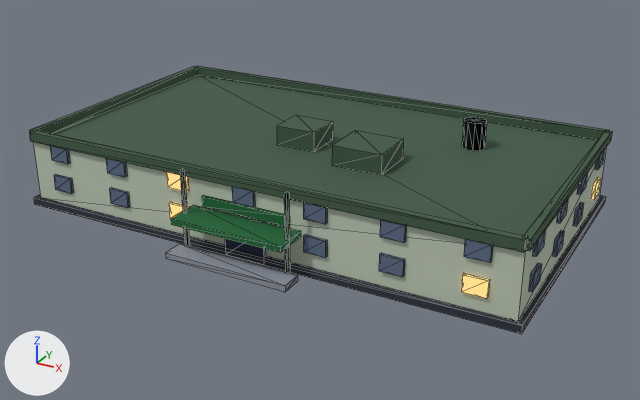
Before and after pictures for a commit that changed the glTF model models/gym-high.glb.
Before and after are seen from a camera (50 mm lens) standing at (64.2, -116.7, 59.0) and looking at (2.1, -3.9, 2.6). Arrows for +X, +Y and +Z are at lower left; the lights stay in place. The older version comes first. Mesh edges are drawn as thin lines. Vertices at exactly the same position are counted once.
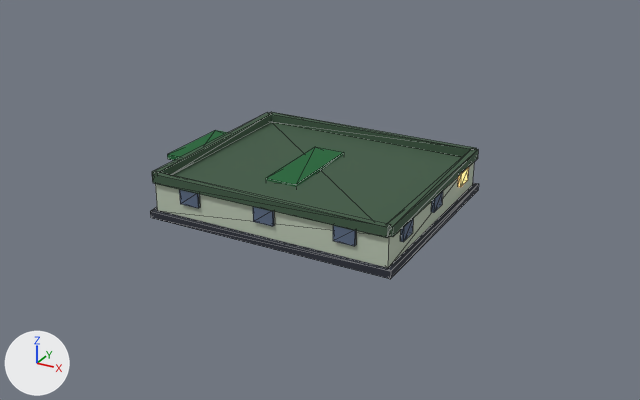
Changed parts and their boxes (x1, y1, x2, y2) in the pictures (640 x 400 px; the box of a moved part takes in the faces that stretch with it):
'Mesh_0', reshaped (43% narrower, 38% shorter)
    before: (29, 66, 612, 334)
    after: (150, 112, 479, 279)
part 1 of me_mesh_0, added
    after: (150, 183, 479, 279)
part 2 of me_mesh_0, added
    after: (155, 122, 474, 268)
part 3 of me_mesh_0, added (green)
    after: (270, 112, 476, 157)
part 4 of me_mesh_0, added (green)
    after: (152, 171, 389, 238)
part 5 of me_mesh_0, added (green)
    after: (152, 112, 271, 182)
part 6 of me_mesh_0, added
    after: (387, 148, 478, 237)
part 7 of me_mesh_0, moved or reshaped
    before: (169, 202, 189, 219)
    after: (179, 190, 200, 208)
part 8 of me_mesh_0, moved or reshaped (not visible before)
    after: (253, 207, 274, 226)
part 9 of me_mesh_0, moved or reshaped
    before: (303, 235, 327, 258)
    after: (333, 225, 356, 246)
part 10 of me_mesh_0, moved or reshaped
    before: (573, 202, 584, 227)
    after: (431, 191, 443, 213)
part 11 of me_mesh_0, moved or reshaped
    before: (529, 263, 542, 292)
    after: (400, 219, 413, 242)
part 12 of me_mesh_0, added (green)
    after: (266, 147, 344, 187)
part 13 of me_mesh_0, added (green)
    after: (167, 130, 228, 161)
part 14 of me_mesh_0, moved or reshaped
    before: (591, 178, 601, 200)
    after: (458, 167, 469, 187)
part 15 of me_mesh_0, deleted
    before: (29, 66, 612, 334)

What changed in the scene script:
```text
Change me_mesh_0:
    used by ob_mesh_0; location = (0.0, 0.0, 0.0)
    remove me_mesh_0.from_pydata(...)  # 495 vertices, 738 faces; spans x -40.8..40.8, y -27.9..22.8, z 0.0..15.4
    add me_mesh_0.from_pydata(...)  # 192 vertices, 288 faces; spans x -25.9..20.8, y -17.8..17.8, z 0.0..7.6
    me_mesh_0 part 1: a new loose piece, a box spanning x -20.8..20.8, y -17.8..17.8, z 0.0..1.2, in mat_matte
    me_mesh_0 part 2: a new loose piece, a box spanning x -20.0..20.0, y -17.0..17.0, z 1.0..6.0, in mat_matte
    me_mesh_0 part 3: a new loose piece, a box spanning x -20.0..20.0, y 16.5..17.5, z 6.0..7.6, in mat_matte
    me_mesh_0 part 4: a new loose piece, a box spanning x -20.0..20.0, y -17.5..-16.5, z 6.0..7.6, in mat_matte
    me_mesh_0 part 5: a new loose piece, a box spanning x -20.5..-19.5, y -17.0..17.0, z 6.0..7.6, in mat_matte
    me_mesh_0 part 6: a new loose piece, a box spanning x 19.5..20.5, y -17.0..17.0, z 6.0..7.6, in mat_matte
    me_mesh_0 part 7: the loose piece of 8 vertices spanning x -13.1..-9.7, y -22.5..-22.0, z 3.5..6.0 is moved by (-1.9, 5.0, 0.0), in mat_matte
    me_mesh_0 part 8: the loose piece of 8 vertices spanning x -1.7..1.7, y -22.5..-22.0, z 3.5..6.0 is moved by (0.0, 5.0, 0.0)
    me_mesh_0 part 9: the loose piece of 8 vertices spanning x 9.7..13.1, y -22.5..-22.0, z 3.5..6.0 is moved by (1.9, 5.0, 0.0)
    me_mesh_0 part 10: the loose piece of 8 vertices spanning x 40.0..40.5, y 3.8..7.2, z 3.5..6.0 is moved by (-20.0, -5.5, 0.0)
    me_mesh_0 part 11: the loose piece of 8 vertices spanning x 40.0..40.5, y -18.2..-14.8, z 3.5..6.0 is moved by (-20.0, 5.2, 0.0)
    me_mesh_0 part 12: a new loose piece, a box spanning x -5.35..0.15, y -8.0..8.0, z 5.45..6.35, in mat_matte
    me_mesh_0 part 13: a new loose piece, a box spanning x -25.35..-19.85, y -7.0..7.0, z 5.45..6.35, in mat_matte
    me_mesh_0 part 14: the loose piece of 8 vertices spanning x 40.0..40.5, y 14.8..18.2, z 3.5..6.0 is moved by (-20.0, -5.2, 0.0)
    me_mesh_0 part 15: 47 loose pieces with 399 vertices, spanning x -40.8..40.8, y -27.9..22.8, z 0.0..15.4, are deleted
    other edits to the shape of me_mesh_0 do not show in these pictures
```
